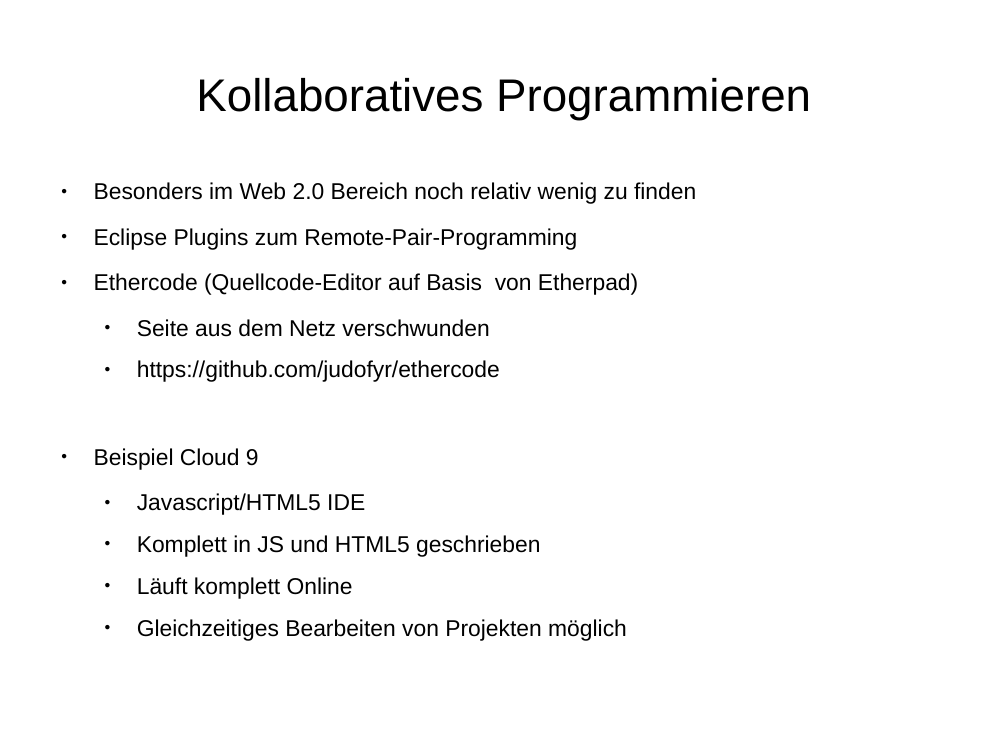
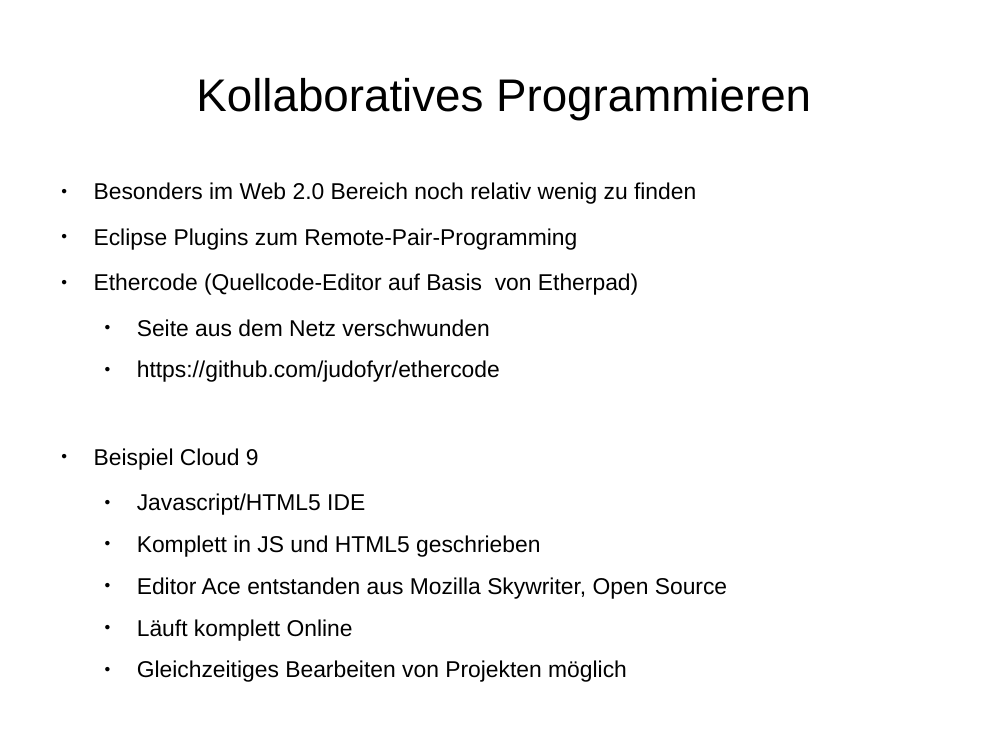
Before and after one commit to rommsen/Seminar_1905, a slide deck: slide 24 of referat/Kapitel4.odp (slide 20 before the commit). Drawn at 1008x756 pixels with LibreOffice and Linux fonts; fonts in the diff are those of the drawing. Boxes give left, top, right and bottom in pixels: in the first picture for what was removed or moved away, otherwise in the second. Text is boxed around its words. In the diff, an @@ line names an element or a change of style, - is before the commit and + after.

```diff
--- a/referat/Kapitel4.odp
+++ b/referat/Kapitel4.odp
@@ text at box(137, 577, 727, 599): paragraph added @@
+  ● Editor Ace entstanden aus Mozilla Skywriter, Open Source
```
Also in this commit, not shown: 4 other slides changed, 6 slides added, 2 slides removed.
